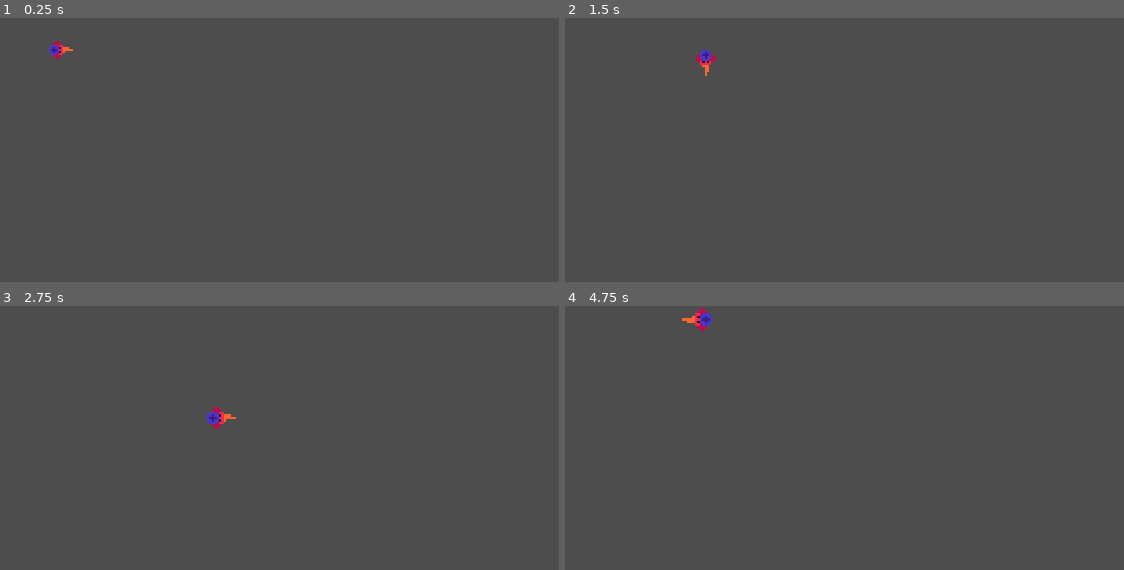
Above: before the commit, frames 1-4 (two rows, left to right).
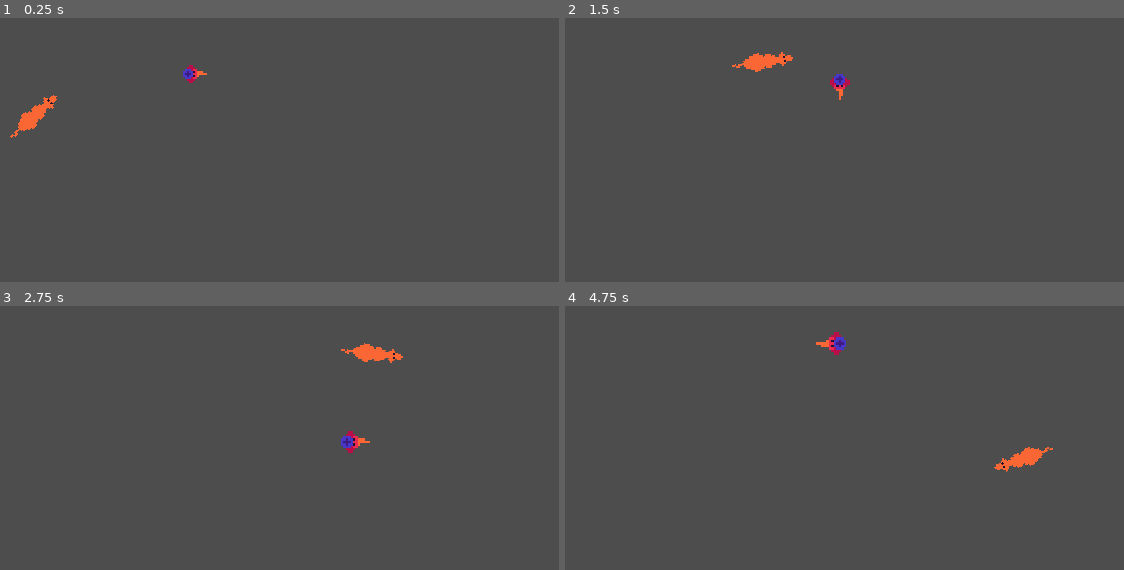
Above: after the commit, the same moments.

Repository: UHSGDC/alfred-the-dipping-bird
Game: Godot game, scene res://scenes/oasis/oasis_minigame.tscn
The game is run twice, just before and just after one commit, with the same random seed, the same clock (stepped at 60 frames per second) and the same inputs. This scene is started directly instead of the project's main scene.
Inputs:
- Up to frame 1 (0.25 s): no input
- Up to frame 2 (1.5 s): tap Enter (minigame_tester_reinstance) at 0.5 s; hold D (right) 0.53-1.28 s; tap Space (interact) at 0.6, 1.35 s; hold S (down) from 1.28 s (still down)
- Up to frame 3 (2.75 s): release S (down) at 2.03 s; hold D (right) from 2.03 s (still down); hold Backspace (minigame_tester_end) from 2.03 s (still down); tap Space (interact) at 2.3 s
- Up to frame 4 (4.75 s): release D (right) at 2.78 s; release Backspace (minigame_tester_end) at 2.78 s; hold W (up) 2.78-3.53 s; tap Enter (minigame_tester_reinstance) at 2.85 s; tap Space (interact) at 3.05, 3.6, 4.35 s; hold A (left) from 3.53 s (still down)

The runs differ from the first frame. In frame 1, 0.7% of the frame differs, in the area x 1-38%, y 8-46%; in frame 2, 0.7%; in frame 3, 0.8%; in frame 4, 0.8%, in the area x 20-88%, y 0-63%.

Commit message:
Camels added. Animation needed
- Added path movement
- Added riding
- Added mounting and dismounting
- Camel pushes player
- Known Bug: If the camel and player collide and then the player jumps the player will not be able to mount the camel. the player must jump before touching the camel. didn't fix it since we might wanna keep it in.

Diff:
--- /dev/null
+++ b/scenes/oasis/camel_path_follow.tscn
@@ -0,0 +1,22 @@
+[gd_scene load_steps=3 format=3 uid="uid://dkbec7h7tvmdb"]
+
+[ext_resource type="Script" path="res://scripts/oasis/camel_path_follow.gd" id="1_brk7h"]
+[ext_resource type="Texture2D" uid="uid://u4y1pe668xod" path="res://assets/oasis/camel.png" id="2_03oim"]
+
+[node name="CamelPathFollow" type="PathFollow2D"]
+texture_filter = 1
+position = Vector2(20, 64)
+rotation = -1.43903
+script = ExtResource("1_brk7h")
+
+[node name="Camel" type="StaticBody2D" parent="." groups=["camel"]]
+collision_layer = 3
+
+[node name="Sprite2D" type="Sprite2D" parent="Camel"]
+texture = ExtResource("2_03oim")
+flip_h = true
+
+[node name="CollisionPolygon2D" type="CollisionPolygon2D" parent="Camel"]
+polygon = PackedVector2Array(-10, 0, -9, 2, -4, 4, 2, 3, 10, 3, 15, 1, 16, 0, 15, -1, 10, -3, 2, -3, -4, -4, -9, -2)
+
+[node name="AnimationPlayer" type="AnimationPlayer" parent="Camel"]
--- a/scenes/oasis/oasis_minigame.tscn
+++ b/scenes/oasis/oasis_minigame.tscn
@@ -1,8 +1,22 @@
-[gd_scene load_steps=2 format=3 uid="uid://cnoixbqvij500"]
+[gd_scene load_steps=4 format=3 uid="uid://cnoixbqvij500"]
 
 [ext_resource type="PackedScene" uid="uid://bs4ov2c13pn4t" path="res://scenes/oasis/player.tscn" id="1_ovkda"]
+[ext_resource type="PackedScene" uid="uid://dkbec7h7tvmdb" path="res://scenes/oasis/camel_path_follow.tscn" id="2_f1j6k"]
+
+[sub_resource type="Curve2D" id="Curve2D_q8gna"]
+_data = {
+"points": PackedVector2Array(-3.88909, 29.3449, 3.88909, -29.3449, 20, 64, -31.4663, 2.12132, 31.4663, -2.12132, 129, 20, -8.13173, -22.2739, 8.13173, 22.2739, 281, 50, 3.53553, -22.981, -3.53553, 22.981, 190, 104, 34.6482, 0.707107, -34.6482, -0.707107, 120, 124, -3.88909, 22.6274, 3.88909, -22.6274, 20, 64)
+}
+point_count = 6
 
 [node name="OasisMinigame" type="Node2D"]
 texture_filter = 1
 
 [node name="Player" parent="." instance=ExtResource("1_ovkda")]
+z_index = 1
+position = Vector2(108, 28)
+
+[node name="Path2D" type="Path2D" parent="."]
+curve = SubResource("Curve2D_q8gna")
+
+[node name="CamelPathFollow" parent="Path2D" instance=ExtResource("2_f1j6k")]
--- a/scenes/oasis/player.tscn
+++ b/scenes/oasis/player.tscn
@@ -7,7 +7,7 @@
 radius = 7.0
 
 [sub_resource type="CircleShape2D" id="CircleShape2D_ffi61"]
-radius = 5.0
+radius = 4.0
 
 [sub_resource type="Animation" id="Animation_521q1"]
 length = 0.001
@@ -184,15 +184,20 @@
 "values": [Vector2(0, 0), Vector2(1, 0), Vector2(0, 0), Vector2(1, 0), Vector2(0, 0)]
 }
 
+[sub_resource type="Animation" id="Animation_dd2hs"]
+resource_name = "ride"
+
 [sub_resource type="AnimationLibrary" id="AnimationLibrary_1uo27"]
 _data = {
 "RESET": SubResource("Animation_521q1"),
 "idle": SubResource("Animation_oj53f"),
 "jump": SubResource("Animation_wu7oh"),
+"ride": SubResource("Animation_dd2hs"),
 "walk": SubResource("Animation_chxjd")
 }
 
 [node name="Player" type="CharacterBody2D"]
+texture_filter = 1
 position = Vector2(41, 16)
 motion_mode = 1
 script = ExtResource("1_ypfrp")
@@ -207,7 +212,6 @@
 [node name="CamelDetector" type="Area2D" parent="."]
 collision_layer = 0
 collision_mask = 2
-monitorable = false
 
 [node name="CollisionShape2D" type="CollisionShape2D" parent="CamelDetector"]
 shape = SubResource("CircleShape2D_7yf1i")
@@ -235,4 +239,4 @@
 "": SubResource("AnimationLibrary_1uo27")
 }
 
-[connection signal="area_entered" from="CamelDetector" to="." method="_on_camel_detector_area_entered"]
+[connection signal="body_entered" from="CamelDetector" to="." method="_on_camel_detector_body_entered"]
--- /dev/null
+++ b/scripts/oasis/camel_path_follow.gd
@@ -0,0 +1,7 @@
+extends PathFollow2D
+
+@export var speed: float = 70.0
+
+
+func _physics_process(delta: float) -> void:
+	progress += delta * speed
--- a/scripts/oasis/player.gd
+++ b/scripts/oasis/player.gd
@@ -8,23 +8,26 @@
 @export var max_jump_scale: float
 @export var jump_time: float
 @export var fall_time: float
+## Cooldown before player can collide (not ride) again with a camel it just dismounted
+@export var same_camel_collision_cooldown: float = 0.5
 
 var in_air: bool = false
-var camel: Area2D
+var camel: StaticBody2D : set = _set_camel
 
 @onready var bird_sprite: Sprite2D = $BirdSprite
-@onready var anim_play: AnimationPlayer = $AnimationPlayer
+@onready var anim_player: AnimationPlayer = $AnimationPlayer
 
 
 func _physics_process(delta: float) -> void:
 	var input := Input.get_vector("left", "right", "up", "down")
 	if camel:
-		camel_move()
+		camel_move(delta)
 	else:
 		move(delta, input)
 	look(input)
 	animate()
 
+	# jumping/dismounting
 	if !in_air and Input.is_action_just_pressed("interact"):
 		jump()
 
@@ -33,27 +36,33 @@
 	if input != Vector2.ZERO:
 		rotation = input.angle()
 	elif camel:
-		rotation = camel.rotation
+		rotation = camel.global_rotation
 
 
 func jump() -> void:
+	if camel:
+		camel = null
 	in_air = true
-	anim_play.play("jump")
-	await anim_play.animation_finished
+	anim_player.play("jump")
+	await anim_player.animation_finished
 	in_air = false
 
 
 func animate() -> void:
-	if in_air:
-		anim_play.play("jump")
+	if camel:
+		# Let jump animation finish (let player fully land on camel) before playing ride animation
+		if anim_player.current_animation != "jump":
+			anim_player.play("ride")
+	elif in_air:
+		anim_player.play("jump")
 	elif velocity == Vector2.ZERO:
-		anim_play.play("idle")
+		anim_player.play("idle")
 	else:
-		anim_play.play("walk")
+		anim_player.play("walk")
 
 
-func camel_move() -> void:
-	position = camel.player_pos
+func camel_move(_delta: float) -> void:
+	global_position = camel.global_position
 
 
 func move(delta: float, input: Vector2) -> void:
@@ -88,6 +97,20 @@
 	move_and_slide()
 
 
-func _on_camel_detector_area_entered(area: Area2D) -> void:
-	if area.is_in_group("camel"):
-		camel = area
+func _set_camel(value: StaticBody2D) -> void:
+	# Sets the frame to 1 if there is a value. Sets to 0 if value is null
+	# We do this so the beak color changes so it doesn't blend in to camel sprite or sand tiles depending on situation
+	bird_sprite.frame = (value != null)
+
+	var old_value := camel
+	camel = value
+
+	if old_value:
+		add_collision_exception_with(old_value)
+		await get_tree().create_timer(same_camel_collision_cooldown).timeout
+		remove_collision_exception_with(old_value)
+
+
+func _on_camel_detector_body_entered(body: Node2D) -> void:
+	if in_air and body.is_in_group("camel"):
+		camel = body
Not shown: 1 places in scenes/oasis/player.tscn that only renumber resources
